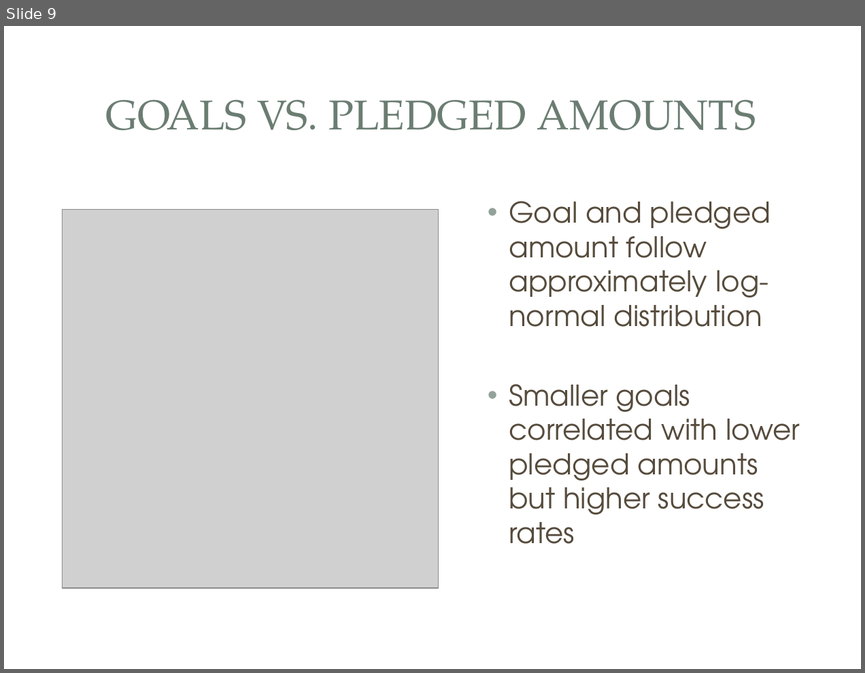
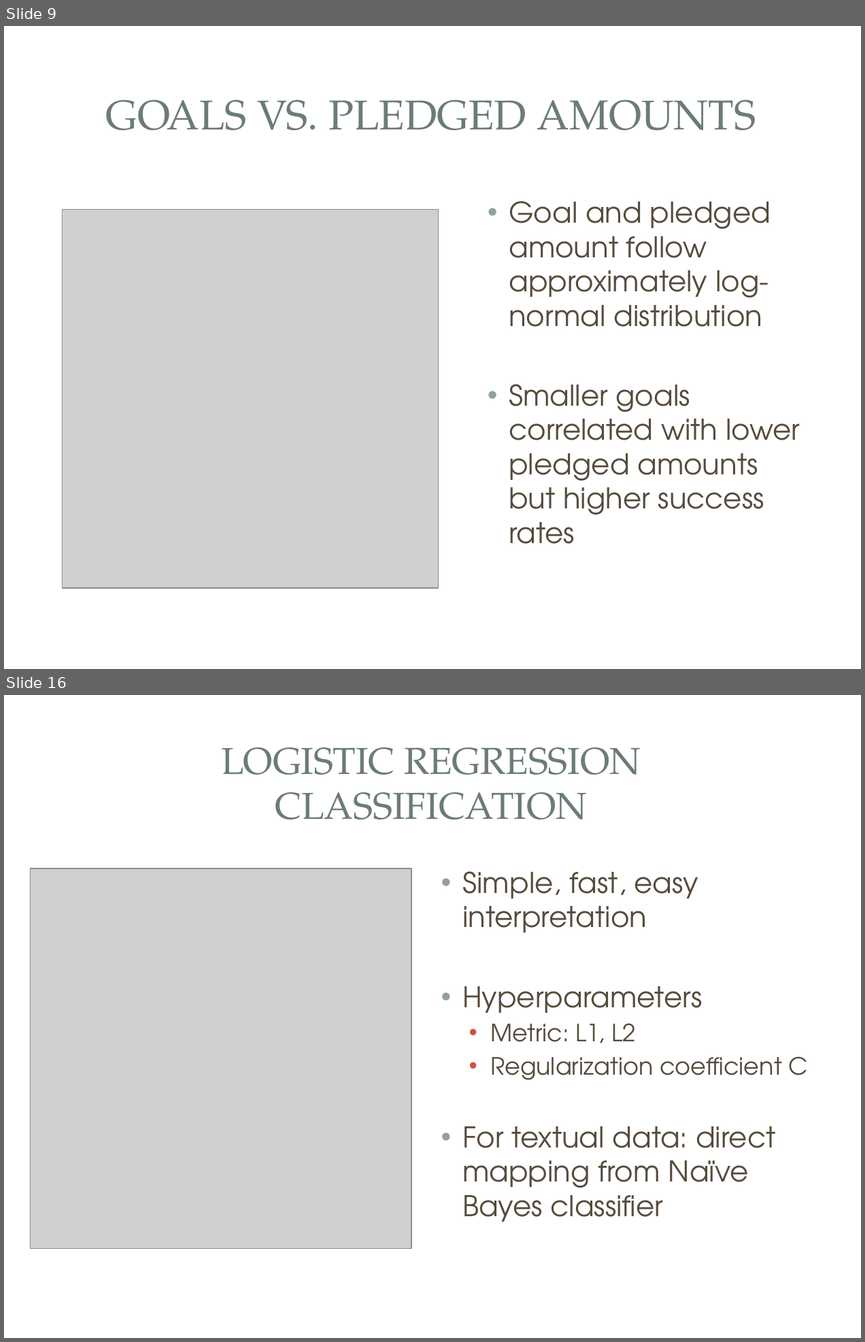
Before and after one commit to vlcekl/ds-crowdfunding, a slide deck: reports/crowdfunding_slidedeck.pptx. Shown one above the other, each under a label of ours: slide 9 before the commit, slides 9 and 16 after it; the slides between them are not shown. The pictures are 865x673 and 865x1342 pixels, drawn with LibreOffice and Linux fonts; fonts in the diff are those of the drawing; grey boxes stand for pictures; background and template pictures are left out. Boxes give left, top, right and bottom in pixels: in the first picture for what was removed or moved away, otherwise in the second. Text is boxed around its words. In the diff, an @@ line names an element or a change of style, - is before the commit and + after.

```diff
--- a/reports/crowdfunding_slidedeck.pptx
+++ b/reports/crowdfunding_slidedeck.pptx
@@ slide 16 added at [4, 695, 861, 1338], background picture (left out); not listed: 3 template elements that a slide beside it also shows @@
@@ title added at [221, 747, 640, 819], 31.5 pt, text #6B7D72 @@
+LOGISTIC REGRESSION
+CLASSIFICATION
@@ picture added at [31, 868, 412, 1249] @@
@@ text added at [462, 871, 808, 1221], 24 pt, text #564B3C @@
+• Simple, fast, easy interpretation
+• Hyperparameters
+  • Metric: L1, L2
+  • Regularization coefficient C
+• For textual data: direct mapping from Naïve Bayes classifier
```
Also in this commit, not shown: 8 slides changed, 5 other slides added, 5 slides removed, 1 other file.
